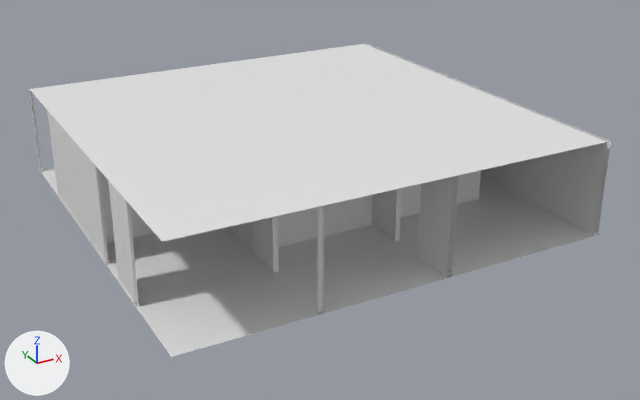
One commit to the glTF model public/assets/levels/level0/chunk_5_4.glb: the scene before it, then after it.
Camera for both pictures: a camera (50 mm lens) standing at (55.13, -75.33, 10.51) and looking at (66.46, -54.74, 0.22). Every picture has the same lights, and +X, +Y and +Z are marked at lower left. The first picture is the older version. Vertices at exactly the same position are counted once.

In view in the first picture: 'chunk_5_4'.
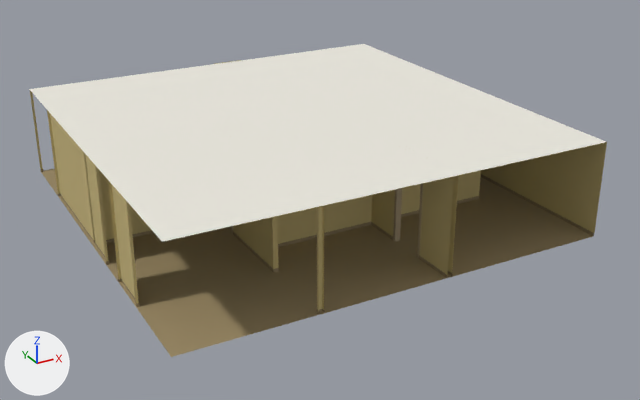
Where the change shows, as pixel boxes [x1, y1, x2, y2] in the pictures (640 x 400 px):
'chunk_5_4', reshaped
    before: [29, 43, 611, 357]
    after: [29, 44, 607, 357]
part 1 of me_mesh_0, cut back
    before: [29, 43, 611, 315]
    after: [29, 45, 607, 315]
part 2 of me_mesh_0, recoloured
    both: [30, 91, 454, 311]
part 3 of me_mesh_0, recoloured
    before: [232, 225, 400, 313]
    after: [122, 227, 450, 313]
part 4 of me_mesh_0, recoloured (white to brown)
    both: [41, 169, 593, 357]

Edits to the bpy script that builds the scene:
```text
Add mat_base:
    mat_base = principled_material('base')
    mat_base.base_color = (0.3, 0.23, 0.12)  # brown #958461
    mat_base.roughness = 0.9
Add mat_plenum:
    mat_plenum = principled_material('plenum')
    mat_plenum.base_color = (0.03, 0.03, 0.03)  # dark grey #303030
    mat_plenum.roughness = 0.9
Add mat_plastic:
    mat_plastic = principled_material('plastic')
    mat_plastic.base_color = (0.62, 0.58, 0.48)  # pale yellow #cec8b8
    mat_plastic.roughness = 0.9
Add mat_floor:
    mat_floor = principled_material('floor')
    mat_floor.base_color = (0.34, 0.26, 0.13)  # brown #9e8b65
    mat_floor.roughness = 0.9
Add mat_frame:
    mat_frame = principled_material('frame')
    mat_frame.base_color = (0.4, 0.32, 0.2)  # beige #aa997c
    mat_frame.roughness = 0.9
Add mat_ceil:
    mat_ceil = principled_material('ceil')
    mat_ceil.base_color = (0.84, 0.82, 0.74)  # white #eceadf
    mat_ceil.roughness = 0.9
Add mat_wall:
    mat_wall = principled_material('wall')
    mat_wall.base_color = (0.58, 0.47, 0.2)  # yellow #c8b67c
    mat_wall.roughness = 0.9
Add mat_metal:
    mat_metal = principled_material('metal')
    mat_metal.base_color = (0.3, 0.32, 0.29)  # grey #959993
    mat_metal.roughness = 0.9
Change me_mesh_0:
    used by ob_chunk_5_4; location = (0.0, 0.0, 0.0)
    remove me_mesh_0.from_pydata(...)  # 397 vertices, 446 faces; spans x 59.99..72.15, y -60.01..-47.99, z 0.0..2.7
    add me_mesh_0.from_pydata(...)  # 989 vertices, 1176 faces; spans x 59.99..72.0, y -60.0..-47.91, z 0.0..2.7
    me_mesh_0 part 1: 16 vertices moved from x 61.12..72.08, y -60.01..-47.99, z 0.0..2.7 to x 61.12..71.99, y -60.0..-48.0, z 0.0..2.7; 158 vertices removed from x 59.99..72.15, y -60.01..-47.99, z 0.0..2.7; 766 vertices added at x 59.99..72.0, y -60.0..-47.91, z 0.0..2.7
    me_mesh_0 part 2: 42 faces spanning x 60.0..70.87, y -60.0..-48.0, z 0.09..2.7 switch from no material to mat_wall (yellow #c8b67c)
    me_mesh_0 part 3: 32 faces spanning x 60.08..71.99, y -60.0..-48.0, z 0.0..0.09 switch from no material to mat_base (brown #958461)
    me_mesh_0 part 4: 50 faces spanning x 60.0..72.0, y -60.0..-48.0, z 0.0 switch from no material to mat_floor (brown #9e8b65)
    other edits to the shape of me_mesh_0 do not show in these pictures
    add me_mesh_0.materials.append(mat_ceil)  # white #eceadf
    add me_mesh_0.materials.append(mat_plenum)  # dark grey #303030
    add me_mesh_0.materials.append(mat_plastic)  # pale yellow #cec8b8
    add me_mesh_0.materials.append(mat_metal)  # grey #959993
    add me_mesh_0.materials.append(mat_frame)  # beige #aa997c
```
